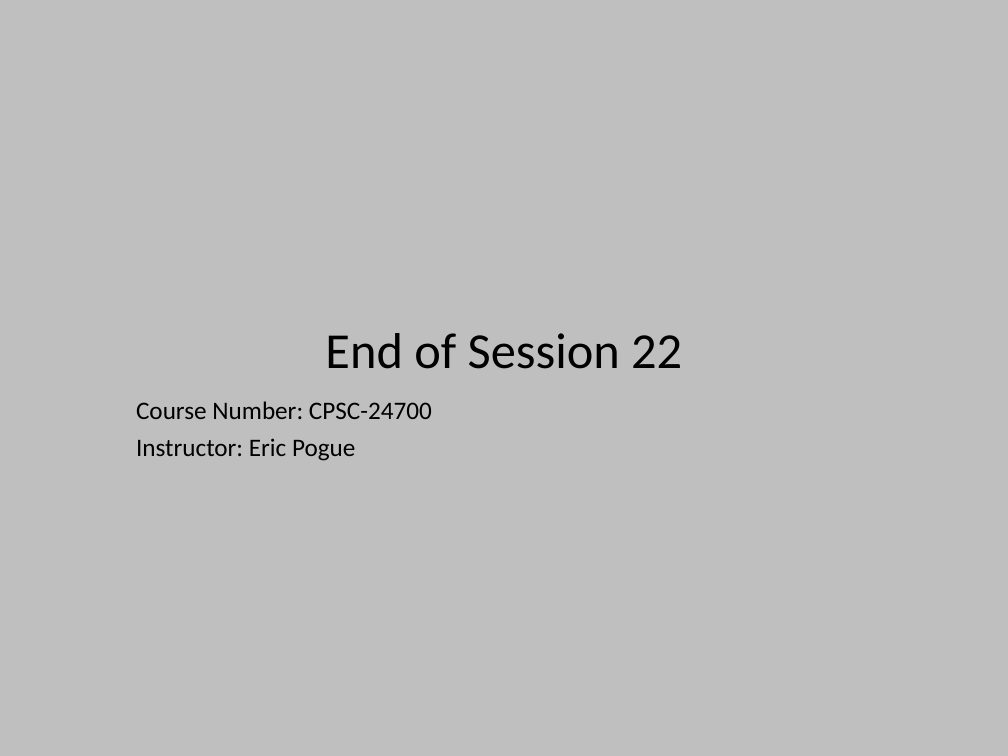
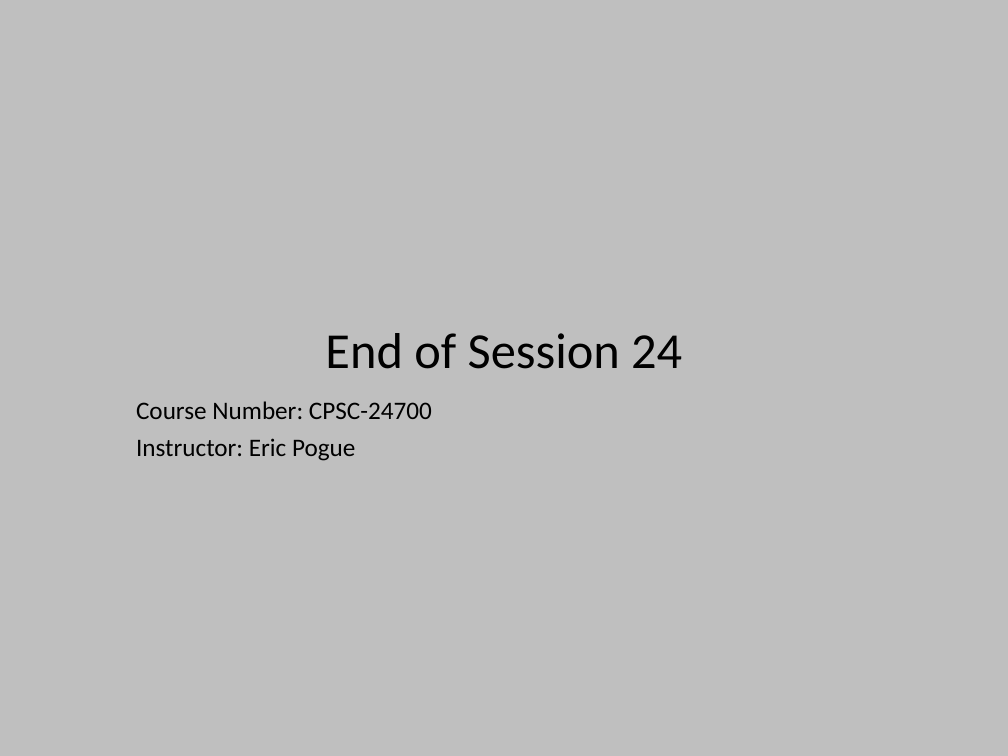
Before and after one commit to EricJPogue/www-epogue-info, a slide deck: slide 45 of CPSC-24700/Presentations/xml-and-webservices.pptx (slide 44 before the commit). Drawn at 1008x756 pixels with LibreOffice and Linux fonts; fonts in the diff are those of the drawing. Boxes give left, top, right and bottom in pixels: in the first picture for what was removed or moved away, otherwise in the second. Text is boxed around its words. In the diff, an @@ line names an element or a change of style, - is before the commit and + after.

Commit message:
Update session 24 documents and add Contact Manager assignment.

```diff
--- a/CPSC-24700/Presentations/xml-and-webservices.pptx
+++ b/CPSC-24700/Presentations/xml-and-webservices.pptx
@@ title at (x1=325, y1=333, x2=682, y2=369): text changed @@
-End of Session 22
+End of Session 24
```
Also in this commit, not shown: 1 slide added, 4 other files.
